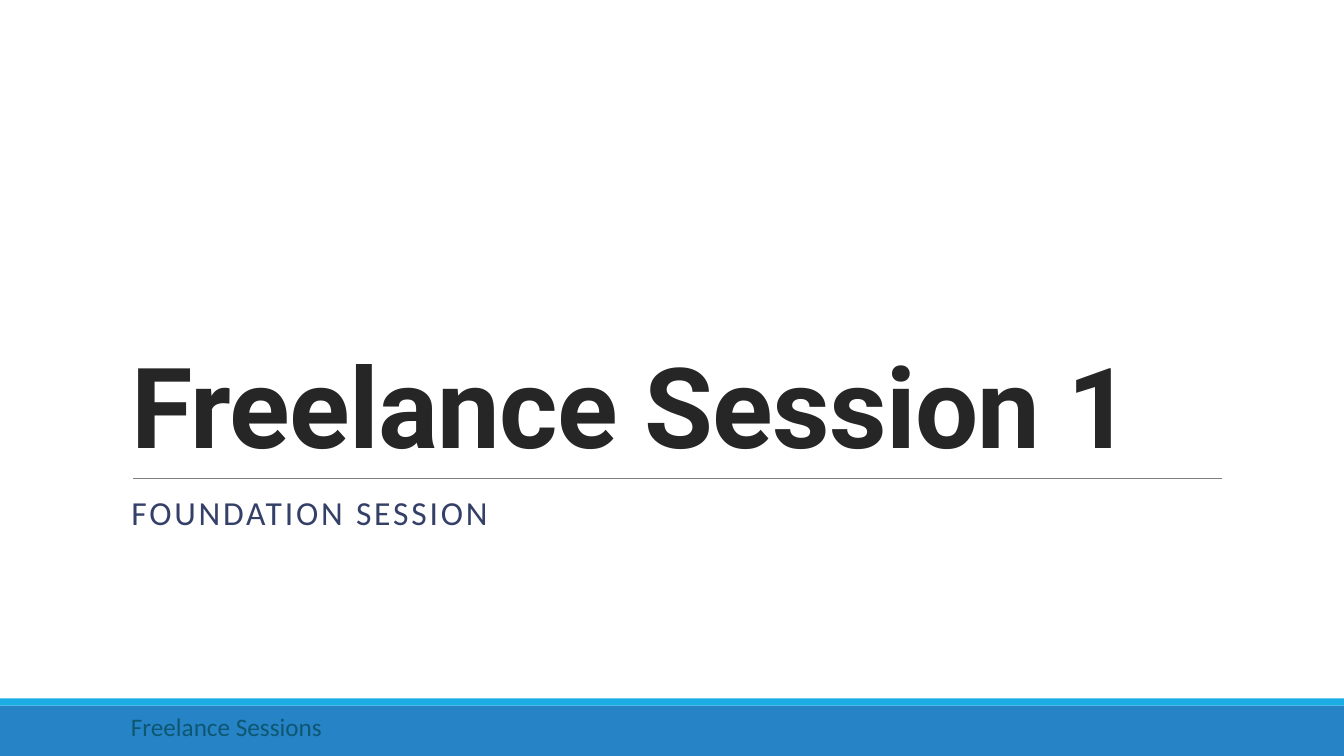
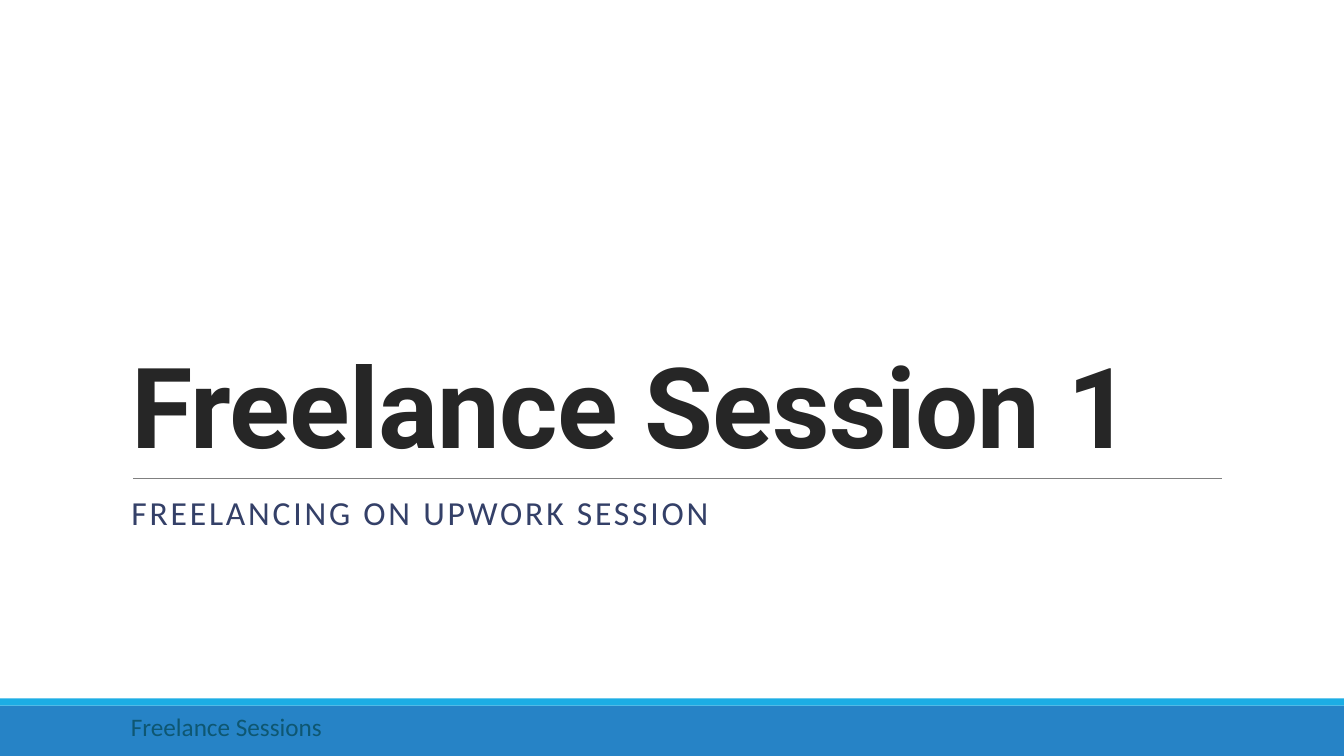
Before and after one commit to rishigujadhur1/Slides, a slide deck: slide 1 of Freelancing/Freelance Session 1.pptx. Drawn at 1344x756 pixels with LibreOffice and Linux fonts; fonts in the diff are those of the drawing. Boxes give left, top, right and bottom in pixels: in the first picture for what was removed or moved away, otherwise in the second. Text is boxed around its words. In the diff, an @@ line names an element or a change of style, - is before the commit and + after.

Commit message:
Service proposal and Interview tips from Upwork

```diff
--- a/Freelancing/Freelance Session 1.pptx
+++ b/Freelancing/Freelance Session 1.pptx
@@ subtitle at box(131, 503, 708, 526): text changed @@
-FOUNDATION SESSION
+FREELANCING ON UPWORK SESSION
```
Also in this commit, not shown: 3 other slides changed, 3 slides added, 1 slide removed.
